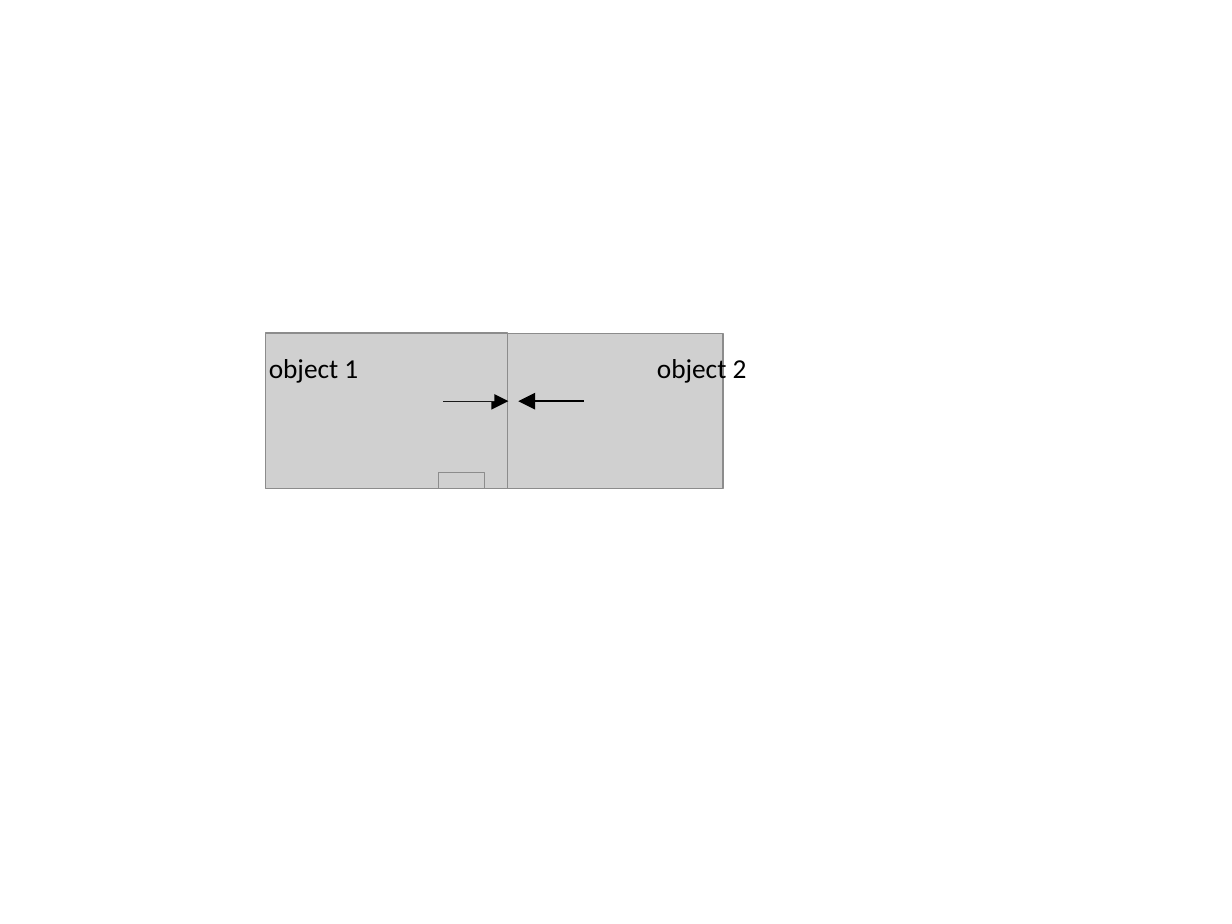
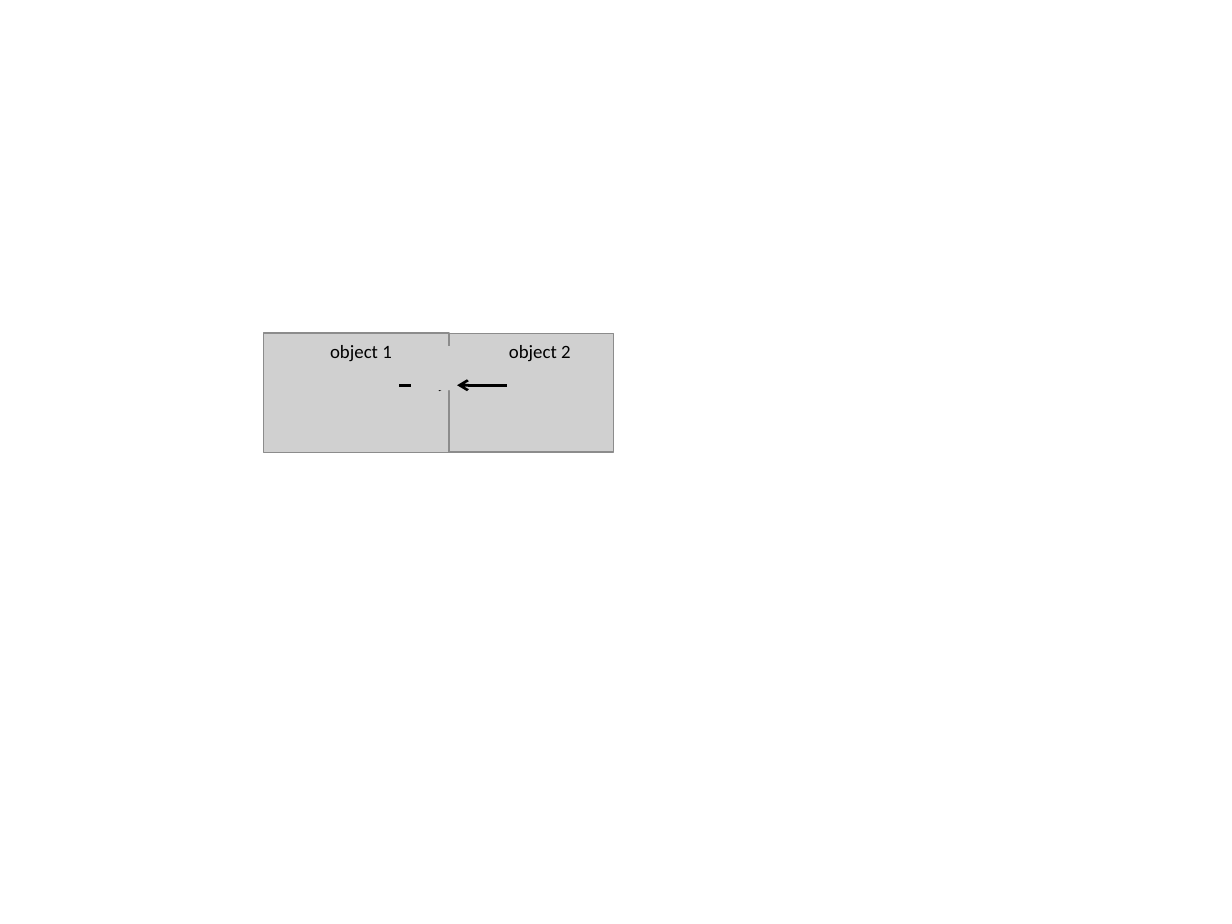
Before and after one commit to RichmondPhysics/131, a slide deck: slide 1 of StudentGuideModule1/newtons_laws/newtons_laws_fig1_new.pptx. Drawn at 1232x924 pixels with LibreOffice and Linux fonts; fonts in the diff are those of the drawing; grey boxes stand for pictures; background and template pictures are left out. Boxes give left, top, right and bottom in pixels: in the first picture for what was removed or moved away, otherwise in the second. Text is boxed around its words. In the diff, an @@ line names an element or a change of style, - is before the commit and + after.

```diff
--- a/StudentGuideModule1/newtons_laws/newtons_laws_fig1_new.pptx
+++ b/StudentGuideModule1/newtons_laws/newtons_laws_fig1_new.pptx
@@ picture: place and size @@
-picture at box(265, 333, 508, 488)
+picture at box(264, 333, 450, 452)
@@ text "object 1": place and size @@
-text "object 1" at box(269, 359, 358, 383)
+text "object 1" at box(330, 345, 392, 361)
@@ text "object 1" at box(330, 345, 392, 361): size 16 to 11 pt @@
@@ picture added at box(411, 346, 455, 391) @@
@@ picture: place and size @@
-picture at box(499, 334, 723, 489)
+picture at box(442, 334, 614, 453)
@@ picture: place and size @@
-picture at box(439, 351, 494, 400)
+picture at box(446, 346, 489, 391)
@@ text "object 2" at box(509, 345, 571, 361): size 16 to 11 pt @@
@@ text "object 2": place and size @@
-text "object 2" at box(657, 355, 747, 384)
+text "object 2" at box(509, 345, 571, 361)
@@ picture removed at box(521, 352, 577, 402) @@
@@ arrow moved from (444, 402) - (509, 402) to (399, 386) - (450, 386) @@
@@ arrow (399, 386) - (450, 386): arrowheads changed @@
@@ arrow moved from (519, 402) - (584, 402) to (457, 386) - (508, 386) @@
@@ arrow (457, 386) - (508, 386): arrowheads changed @@
@@ picture added at box(506, 387, 569, 423) @@
@@ picture removed at box(589, 403, 671, 446) @@
@@ picture removed at box(439, 472, 484, 488) @@
```
Also in this commit, not shown: 19 other files.
